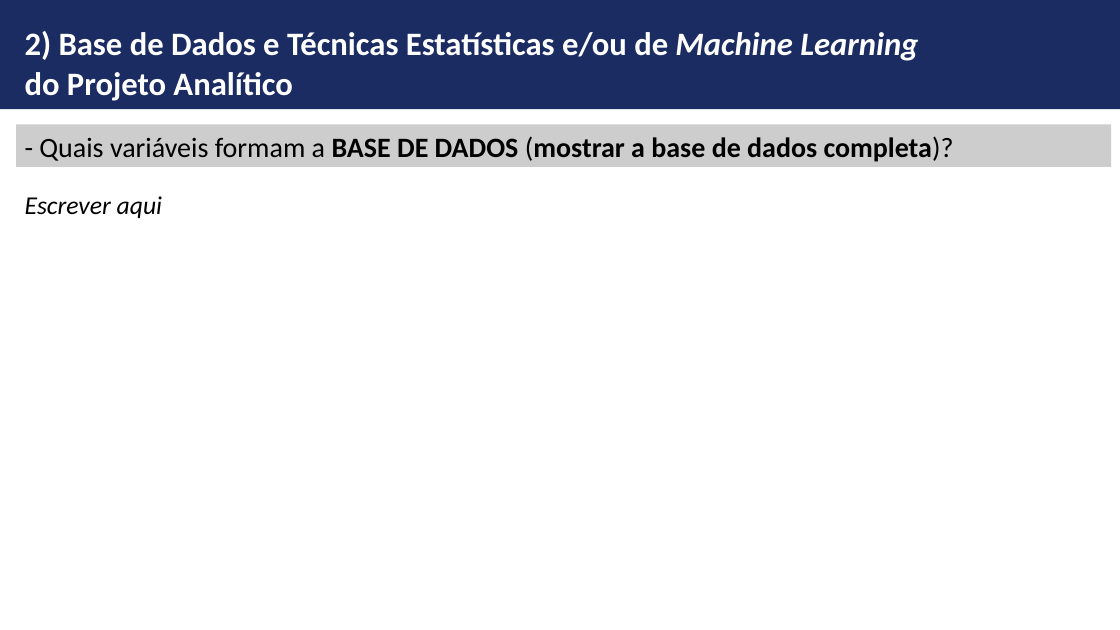
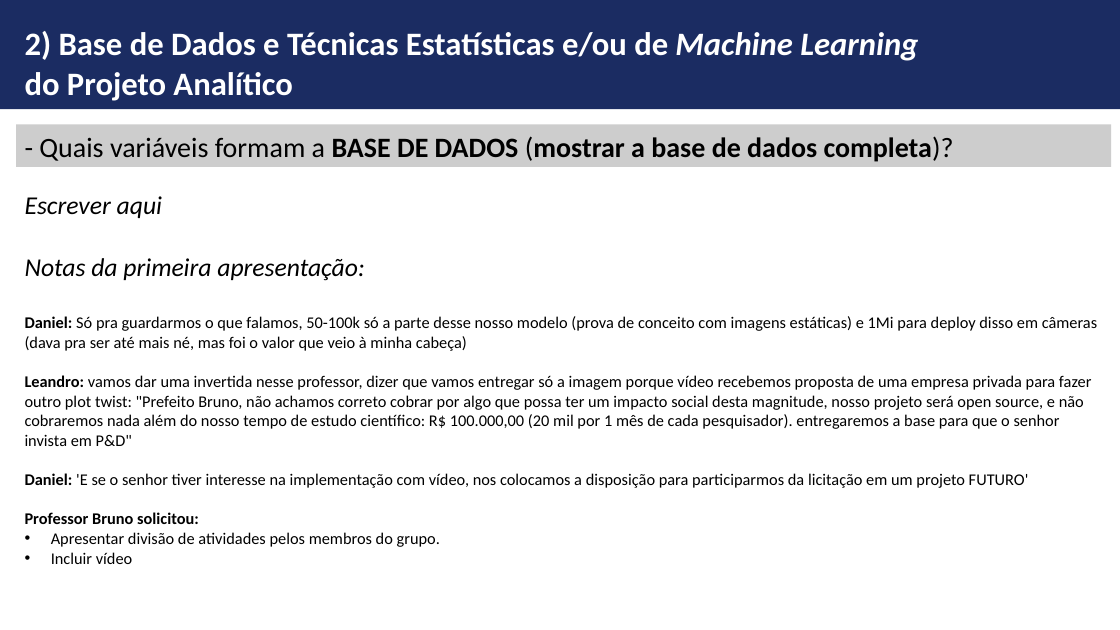
Before and after one commit to ldaniel/Challenges-Requirements-Analytical-Projects, a slide deck: slide 14 of presentation/FGV-MBA - Monografia - Detecção de Máscara Facial.pptx. Drawn at 1120x630 pixels with LibreOffice and Linux fonts; fonts in the diff are those of the drawing; background and template pictures are left out. Boxes give left, top, right and bottom in pixels: in the first picture for what was removed or moved away, otherwise in the second. Text is boxed around its words. In the diff, an @@ line names an element or a change of style, - is before the commit and + after.

```diff
--- a/presentation/FGV-MBA - Monografia - Detecção de Máscara Facial.pptx
+++ b/presentation/FGV-MBA - Monografia - Detecção de Máscara Facial.pptx
@@ text added at bbox=[25, 196, 1097, 564], 14 pt, text #000000 @@
+Escrever aqui
+Notas da primeira apresentação:
+Daniel: Só pra guardarmos o que falamos, 50-100k só a parte desse nosso modelo (prova de conceito com imagens estáticas) e 1Mi para deploy disso em câmeras (dava pra ser até mais né, mas foi o valor que veio à minha cabeça)
+Leandro: vamos dar uma invertida nesse professor, dizer que vamos entregar só a imagem porque vídeo recebemos proposta de uma empresa privada para fazer
+outro plot twist: "Prefeito Bruno, não achamos correto cobrar por algo que possa ter um impacto social desta magnitude, nosso projeto será open source, e não cobraremos nada além do nosso tempo de estudo científico: R$ 100.000,00 (20 mil por 1 mês de cada pesquisador). entregaremos a base para que o senhor invista em P&D"
+Daniel: 'E se o senhor tiver interesse na implementação com vídeo, nos colocamos a disposição para participarmos da licitação em um projeto FUTURO'
+Professor Bruno solicitou:
+• Apresentar divisão de atividades pelos membros do grupo.
+• Incluir vídeo
```
Also in this commit, not shown: 4 other slides changed.
